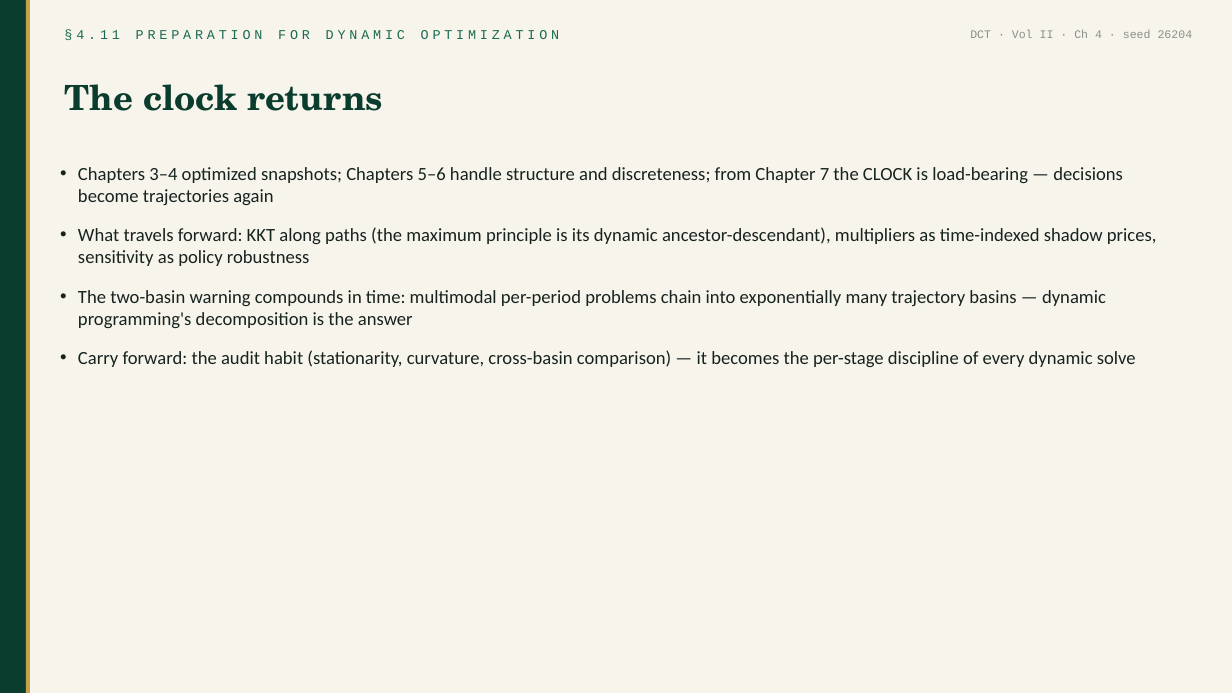
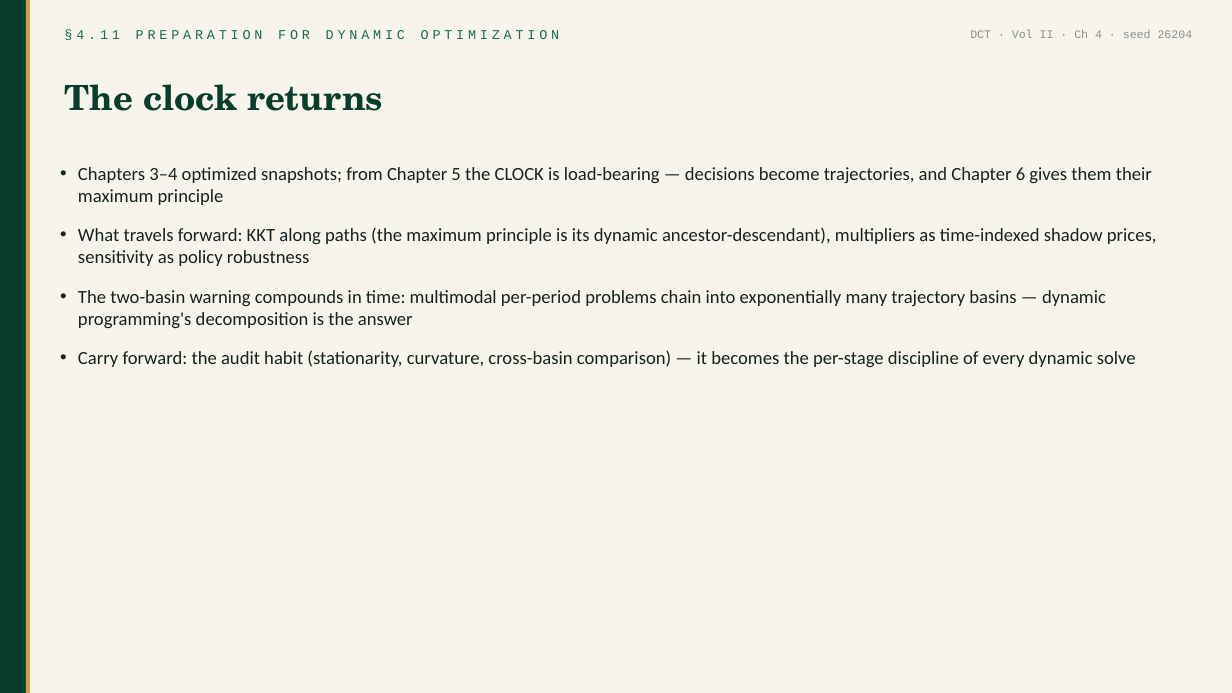
Before and after one commit to drsamirasaf-creator/dct-course, a slide deck: slide 16 of downloads/DCT_V2_Ch04_Slides.pptx. Drawn at 1232x693 pixels with LibreOffice and Linux fonts; fonts in the diff are those of the drawing. Boxes give left, top, right and bottom in pixels: in the first picture for what was removed or moved away, otherwise in the second. Text is boxed around its words. In the diff, an @@ line names an element or a change of style, - is before the commit and + after.

Commit message:
Volume II chapters 5-6 assets (seeds 26205, 26206); ch4 deck next-slide fix

```diff
--- a/downloads/DCT_V2_Ch04_Slides.pptx
+++ b/downloads/DCT_V2_Ch04_Slides.pptx
@@ text at <box>78,167,1152,205</box>: text changed @@
-• Chapters 3–4 optimized snapshots; Chapters 5–6 handle structure and discreteness; from Chapter 7 the CLOCK is load-bearing — decisions become trajectories again
+• Chapters 3–4 optimized snapshots; from Chapter 5 the CLOCK is load-bearing — decisions become trajectories, and Chapter 6 gives them their maximum principle
```
Also in this commit, not shown: 3 other slides changed, 10 other files.
